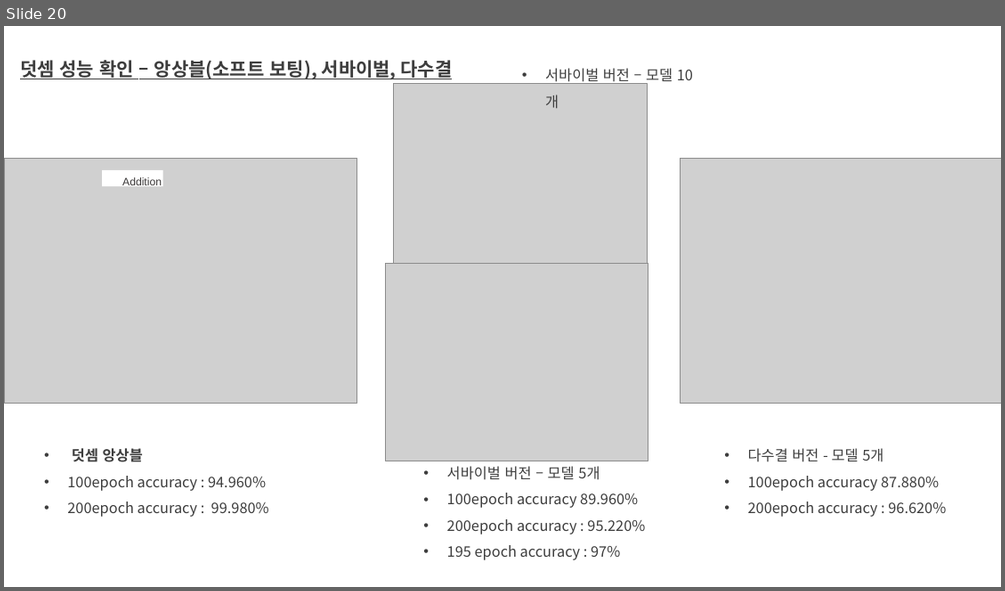
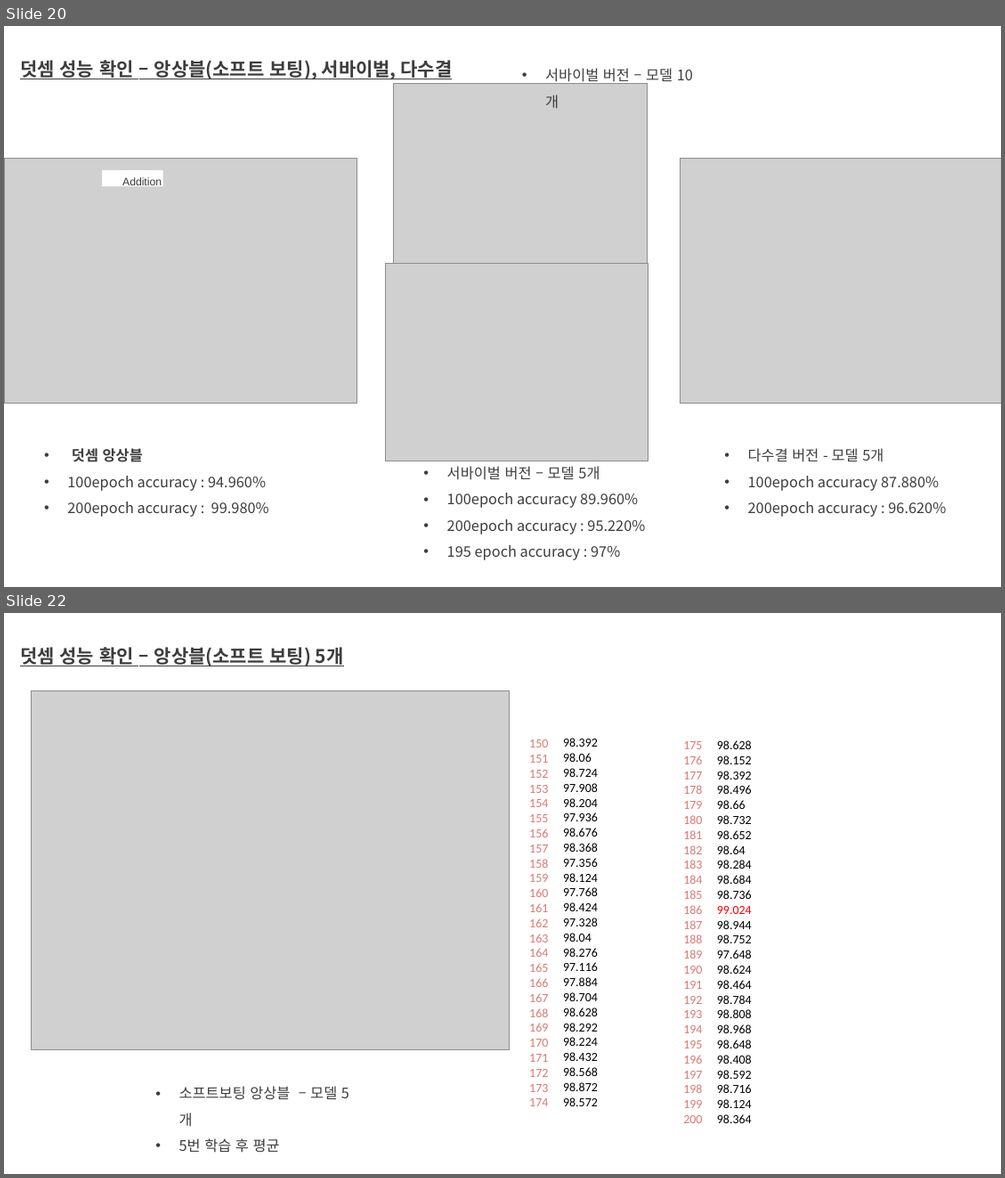
Before and after one commit to aaajeong/Time-Step-Ensemble-in-Arithmetic, a slide deck: 개인미팅준비.pptx. Shown one above the other, each under a label of ours: slide 20 before the commit, slides 20 and 22 after it; the slides between them are not shown. The pictures are 1005x591 and 1005x1178 pixels, drawn with LibreOffice and Linux fonts; fonts in the diff are those of the drawing; grey boxes stand for pictures. Boxes give left, top, right and bottom in pixels: in the first picture for what was removed or moved away, otherwise in the second. Text is boxed around its words. In the diff, an @@ line names an element or a change of style, - is before the commit and + after.

```diff
--- a/개인미팅준비.pptx
+++ b/개인미팅준비.pptx
@@ slide 22 added at (4, 613, 1001, 1174), background #FFFFFF @@
@@ text added at (20, 647, 344, 666), 18 pt, text #3D3D3D, bold, underline @@
+덧셈 성능 확인 – 앙상블(소프트 보팅) 5개
@@ picture added at (31, 691, 509, 1050) @@
@@ text added at (529, 739, 548, 1106), 12 pt, text #D97B73 @@
+150
+151
+152
+153
+154
+155
+156
+157
+158
+159
+160
+161
+162
+163
+164
+165
+166
+167
+168
+169
+170
+171
+172
+173
+174
@@ text added at (563, 738, 598, 1106), 12 pt, text #000000 @@
+98.392
+98.06
+98.724
+97.908
+98.204
+97.936
+98.676
+98.368
+97.356
+98.124
+97.768
+98.424
+97.328
+98.04
+98.276
+97.116
+97.884
+98.704
+98.628
+98.292
+98.224
+98.432
+98.568
+98.872
+98.572
@@ text added at (683, 741, 702, 1123), 12 pt, text #D97B73 @@
+175
+176
+177
+178
+179
+180
+181
+182
+183
+184
+185
+186
+187
+188
+189
+190
+191
+192
+193
+194
+195
+196
+197
+198
+199
+200
@@ text added at (717, 740, 752, 1123), 12 pt, text #000000 @@
+98.628
+98.152
+98.392
+98.496
+98.66
+98.732
+98.652
+98.64
+98.284
+98.684
+98.736
+99.024
+98.944
+98.752
+97.648
+98.624
+98.464
+98.784
+98.808
+98.968
+98.648
+98.408
+98.592
+98.716
+98.124
+98.364
@@ text added at (179, 1086, 337, 1152), 14 pt, text #3D3D3D @@
+  • 소프트보팅 앙상블 – 모델 5개
+  • 5번 학습 후 평균
```
Also in this commit, not shown: 3 slides changed, 1 other slide added, 1 slide removed.
